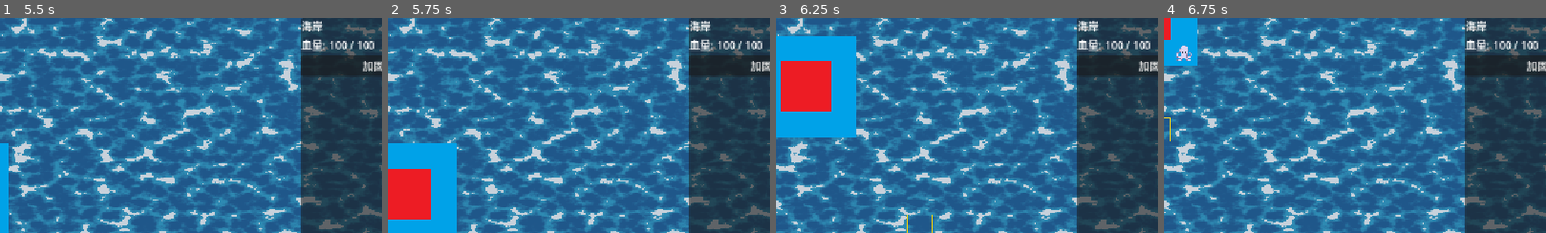
Above: before the commit, frames 1-4 (left to right).
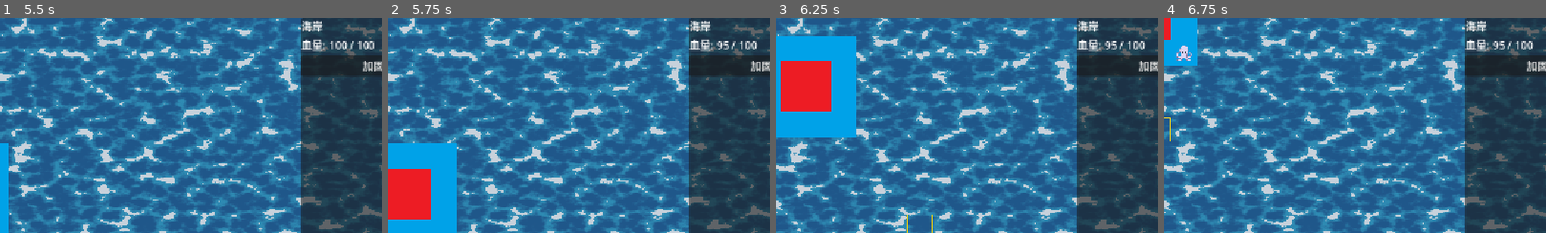
Above: after the commit, the same moments.

Repository: LeoTengAMao/GameJam2026
Game: Godot game, scene res://Tscn/menu.tscn
The game is run twice, just before and just after one commit, with the same random seed, the same clock (stepped at 60 frames per second) and the same inputs. The engine's default icon, where the game draws it, is replaced by a stand-in: a white triangle on a blue panel in a dark square.
Inputs (mouse positions are % of the whole screen's width and height, from its top left):
- Up to frame 1 (5.5 s): click "Start" at 0.5 s; tap Enter at 1.25 s; move the mouse to (35, 35) at 1.27 s; hold D 1.28-2.03 s; click (35, 35) at 1.42 s; move the mouse to (30, 55) at 2.02 s; hold S 2.03-2.78 s; click (30, 55) at 2.17 s; move the mouse to (60, 28) at 2.77 s; hold D 2.78-3.53 s; click (60, 28) at 2.92 s; move the mouse to (45, 70) at 3.52 s; hold W 3.53-4.28 s; click (45, 70) at 3.67 s; move the mouse to (80, 65) at 4.27 s; hold A from 4.28 s (still down); click (80, 65) at 4.42 s; move the mouse to (19, 33) at 5.02 s; click (19, 33) at 5.17 s
- Up to frame 2 (5.75 s): keep holding A
- Up to frame 3 (6.25 s): move the mouse to (55, 50) at 5.77 s; release A at 5.78 s; hold S from 5.78 s (still down); click (55, 50) at 5.92 s
- Up to frame 4 (6.75 s): move the mouse to (35, 25) at 6.52 s; release S at 6.53 s; hold D from 6.53 s (still down); click (35, 25) at 6.67 s
The pictures show only the part of the screen within x 34-84%, y 0-50%; the shares and areas given below are measured in that part.

Frame 1 is identical in both runs. In frame 2, 0.3% of the frame differs, in the area x 86-98%, y 10-15%; in frame 3, 0.3%; in frame 4, 0.3%.

Commit message:
即時更新Sidebar

Diff:
--- a/Script/EventManager.gd
+++ b/Script/EventManager.gd
@@ -32,7 +32,7 @@
 # 任何系統想強制摧毀某塊地，發射這個訊號
 signal command_destroy_land(pos: Vector2i)
 
-signal on_cell_selected(data: Dictionary)
+signal on_cell_selected(pos: Vector2i,data: Dictionary)
 
 signal close_ui_requested
 
@@ -43,3 +43,6 @@
 # 在 EventManager.gd 中
 var is_gentle_mode: bool = true
 signal settings_changed() # 當玩家切換模式時廣播
+
+# 在 EventManager.gd 中修改：
+signal on_cell_data_changed(pos: Vector2i, new_data: Dictionary)
--- a/Script/MapManager.gd
+++ b/Script/MapManager.gd
@@ -180,7 +180,7 @@
 		"max_hp": target.max_hp,
 		"level": target.level if "level" in target else 1
 	}
-	EventManager.on_cell_selected.emit(info)
+	EventManager.on_cell_selected.emit(current_selected_pos,info)
 
 # 乾淨俐落的造陸函式
 func build_land(pos: Vector2i, starting_hp: int = 100) -> bool:
@@ -280,8 +280,16 @@
 
 	# 扣血
 	target_data.current_hp -= amount
+
+	var info = {
+		"type": target_data.type,
+		"hp": target_data.current_hp,
+		"max_hp": target_data.max_hp,
+		"level": target_data.level if "level" in target_data else 1
+		}
+	EventManager.on_cell_data_changed.emit(pos, info)
+
 	print("網格 ", pos, " (", CellType.keys()[data.type] ,") 受到攻擊！ 目前血量: ", target_data.current_hp)
-
 	# 血量歸零的判定
 	if target_data.current_hp <= 0:
 		if data.type == CellType.VOLCANO:
@@ -337,19 +345,13 @@
 
 
 func _unhandled_input(event):
-	# 確保是滑鼠點擊事件，且是「按下」的瞬間
 	if event is InputEventMouseButton and event.pressed:
-
 		var grid_pos = tilemap.local_to_map(get_global_mouse_position())
 
-		# === 🟢 情況 A：玩家按下【左鍵】(互動 / 造陸) ===
 		if event.button_index == MOUSE_BUTTON_LEFT:
 			if grid_data.has(grid_pos):
-
-				# 🌟🌟🌟 補上這行：記住玩家選了哪裡！ 🌟🌟🌟
 				current_selected_pos = grid_pos
 
-				# 1. 點到了已有的土地或火山 -> 開啟/更新右側升級面板
 				var data = grid_data[grid_pos]
 				var target = data.core_data if data.core_data else data
 
@@ -359,20 +361,15 @@
 					"max_hp": target.max_hp,
 					"level": target.level if "level" in target else 1
 				}
-				EventManager.on_cell_selected.emit(info)
+
+				# 🌟 修正：這裡要傳兩個參數 (pos, info)
+				EventManager.on_cell_selected.emit(grid_pos, info)
 
 			else:
-				# 2. 點到了海洋 -> 執行造陸邏輯！
 				build_land(grid_pos)
 
-
-		# === 情況 B：玩家按下【右鍵】(取消 / 關閉面板) ===
 		elif event.button_index == MOUSE_BUTTON_RIGHT:
-
-
 			current_selected_pos = Vector2i(-10000, -10000)
-
-			# 廣播：請把 UI 關掉！
 			EventManager.close_ui_requested.emit()
 
 func _is_adjacent_to_land(pos: Vector2i) -> bool:
--- a/Script/Monster.gd
+++ b/Script/Monster.gd
@@ -177,6 +177,7 @@
 
 	if EventManager.simple_map_data.has(grid_pos):
 		EventManager.command_damage_land.emit(grid_pos, attack_damage)
+
 		attack_cooldown = attack_interval
 	else:
 		state = State.SEARCH
--- a/Script/UIManager.gd
+++ b/Script/UIManager.gd
@@ -47,6 +47,10 @@
 	EventManager.stone_count_changed.connect(_on_stone_count_changed)
 	EventManager.on_cell_selected.connect(_on_cell_selected)
 	EventManager.close_ui_requested.connect(close_panel)
+	# 綁定：當有人選取格子時，記錄位置並刷新
+	EventManager.on_cell_selected.connect(_on_cell_selected)
+	# 綁定：當數據變更時，檢查是否要刷新
+	EventManager.on_cell_data_changed.connect(_on_cell_data_changed)
 
 	# 初始狀態隱藏
 	tooltip.hide()
@@ -70,8 +74,27 @@
 		if btn.has_meta("cost"):
 			btn.disabled = new_amount < btn.get_meta("cost")
 
+var current_viewing_pos: Vector2i = Vector2i(-10000, -10000)
+var current_viewing_type: int = 0 # 紀錄類型，方便之後用
+
+func _on_cell_data_changed(pos: Vector2i, new_data: Dictionary):
+	# 只有當訊號發出的位置，跟我們目前正在看的格子一樣時，才更新
+	if pos == current_viewing_pos:
+		_update_ui_texts(new_data)
 
 
+func _update_ui_texts(data: Dictionary):
+	if(data.hp <=0):
+		close_panel()
+		return
+	sidebar_hp_label.text = "血量: %d / %d" % [data.hp, data.max_hp]
+	level_label.text = "等級: %d" % data.level
+
+	match data.type:
+		1: name_label.text = "陸地"
+		2: name_label.text = "海岸"
+		3: name_label.text = "火山"
+		4: name_label.text = "海洋之心"
 
 func _on_hover(is_hovering: bool, type_name: String, current_hp: int, max_hp: int) -> void:
 	is_showing_tooltip = is_hovering
@@ -84,9 +107,9 @@
 # ==========================================
 # 5. SidePanel 核心動態生成邏輯
 # ==========================================
-func _on_cell_selected(data: Dictionary):
+func _on_cell_selected(pos: Vector2i,data: Dictionary):
 	print("✅ 收到地塊選取，動態生成面板中... 型態: ", data.type)
-
+	current_viewing_pos = pos
 	# 更新基礎文字
 	sidebar_hp_label.text = "血量: %d / %d" % [data.hp, data.max_hp]
 	level_label.text = "等級: %d" % data.level
Not shown, added: Tscn/MapManager.tscn14089614849.tmp
